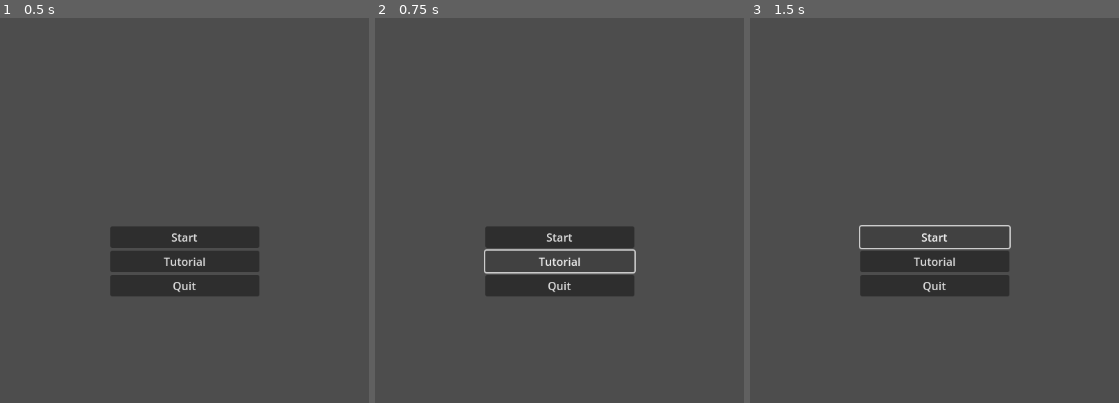
Above: before the commit, frames 1-3 (left to right).
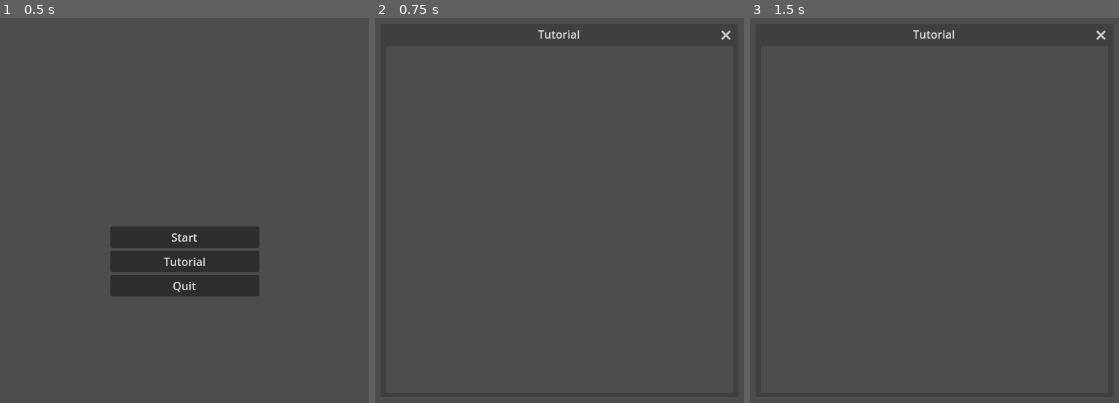
Above: after the commit, the same moments.

Repository: DanielMinty/FBLA2024
Game: Godot game, scene res://main_menu.tscn
Two runs of this game, one before a commit and one after it. Both use one fixed random seed, a clock stepped at 60 frames per second and the inputs below.
Inputs:
- Up to frame 1 (0.5 s): no input
- Up to frame 2 (0.75 s): click "Tutorial" at 0.5 s
- Up to frame 3 (1.5 s): click "Start" at 1.25 s

Frame 1 is identical in both runs. In frame 2, 5.1% of the frame differs, in the area x 29-97%, y 3-73%; in frame 3, 5.0%.
Error before the commit: Invalid call. Nonexistent function 'change_scene' in base 'SceneTree'. (res://main_menu.gd:15)

Commit message:
Add files via upload

Diff:
--- /dev/null
+++ b/gameeeee.tscn
@@ -0,0 +1,18 @@
+[gd_scene load_steps=3 format=3 uid="uid://cflc8skgd4777"]
+
+[ext_resource type="PackedScene" uid="uid://dl7gv5ptwsxwl" path="res://pause_menu.tscn" id="1_ab8dm"]
+
+[sub_resource type="CanvasTexture" id="CanvasTexture_u5lg6"]
+
+[node name="Gameeeee" type="Node2D"]
+
+[node name="Sprite2D" type="Sprite2D" parent="."]
+position = Vector2(358, 125)
+scale = Vector2(95.5, 58.5)
+texture = SubResource("CanvasTexture_u5lg6")
+
+[node name="Pause Menu" parent="." instance=ExtResource("1_ab8dm")]
+offset_left = 537.0
+offset_top = 246.0
+offset_right = 537.0
+offset_bottom = 246.0
--- a/main_menu.gd
+++ b/main_menu.gd
@@ -1,5 +1,9 @@
 extends Control
 
+
+@onready var popup=$Window
+@onready var pause_menu=$PauseMenu
+var paused=false
 
 # Called when the node enters the scene tree for the first time.
 func _ready():
@@ -8,12 +12,30 @@
 
 # Called every frame. 'delta' is the elapsed time since the previous frame.
 func _process(delta):
-	pass
+	if Input.is_action_just_pressed("pause"):
+		pauseMenu()
+
+func pauseMenu():
+	if paused:
+		pause_menu.hide()
+		Engine.time_scale=1
+	else:
+		pause_menu.show()
+		Engine.time_scale=0
+	paused=!paused
 
 
 func _on_start_pressed():
-	get_tree().change_scene()#insert the scene into here from filesystem)
+	get_tree().change_scene_to_file("res://gameeeee.tscn")#insert the scene into here from filesystem)
 
 
 func _on_quit_pressed():
 	get_tree().quit()
+
+
+func _on_tutorial_pressed():
+	popup.show()
+
+
+func _on_window_close_requested():
+	popup.hide()
--- a/main_menu.tscn
+++ b/main_menu.tscn
@@ -36,5 +36,15 @@
 layout_mode = 2
 text = "Quit"
 
+[node name="Window" type="Window" parent="."]
+title = "Tutorial"
+initial_position = 1
+size = Vector2i(500, 500)
+visible = false
+
+[node name="Camera2D" type="Camera2D" parent="Window"]
+
 [connection signal="pressed" from="VBoxContainer/Start" to="." method="_on_start_pressed"]
+[connection signal="pressed" from="VBoxContainer/Tutorial" to="." method="_on_tutorial_pressed"]
 [connection signal="pressed" from="VBoxContainer/Quit" to="." method="_on_quit_pressed"]
+[connection signal="close_requested" from="Window" to="." method="_on_window_close_requested"]
--- /dev/null
+++ b/pause_menu.tscn
@@ -0,0 +1,33 @@
+[gd_scene format=3 uid="uid://dl7gv5ptwsxwl"]
+
+[node name="Pause Menu" type="Control"]
+layout_mode = 3
+anchors_preset = 15
+anchor_right = 1.0
+anchor_bottom = 1.0
+grow_horizontal = 2
+grow_vertical = 2
+
+[node name="MarginContainer" type="MarginContainer" parent="."]
+layout_mode = 0
+offset_right = 40.0
+offset_bottom = 40.0
+
+[node name="VBoxContainer" type="VBoxContainer" parent="MarginContainer"]
+layout_mode = 2
+
+[node name="Resume" type="Button" parent="MarginContainer/VBoxContainer"]
+layout_mode = 2
+text = "Resume"
+
+[node name="Settings" type="Button" parent="MarginContainer/VBoxContainer"]
+layout_mode = 2
+text = "Settings"
+
+[node name="Save" type="Button" parent="MarginContainer/VBoxContainer"]
+layout_mode = 2
+text = "Save"
+
+[node name="Quit" type="Button" parent="MarginContainer/VBoxContainer"]
+layout_mode = 2
+text = "Quit"
--- a/project.godot
+++ b/project.godot
@@ -15,6 +15,18 @@
 config/features=PackedStringArray("4.1", "GL Compatibility")
 config/icon="res://icon.svg"
 
+[display]
+
+window/subwindows/embed_subwindows=false
+
+[input]
+
+pause={
+"deadzone": 0.53,
+"events": [Object(InputEventKey,"resource_local_to_scene":false,"resource_name":"","device":-1,"window_id":0,"alt_pressed":false,"shift_pressed":false,"ctrl_pressed":false,"meta_pressed":false,"pressed":false,"keycode":0,"physical_keycode":4194305,"key_label":0,"unicode":0,"echo":false,"script":null)
+]
+}
+
 [rendering]
 
 renderer/rendering_method="gl_compatibility"
